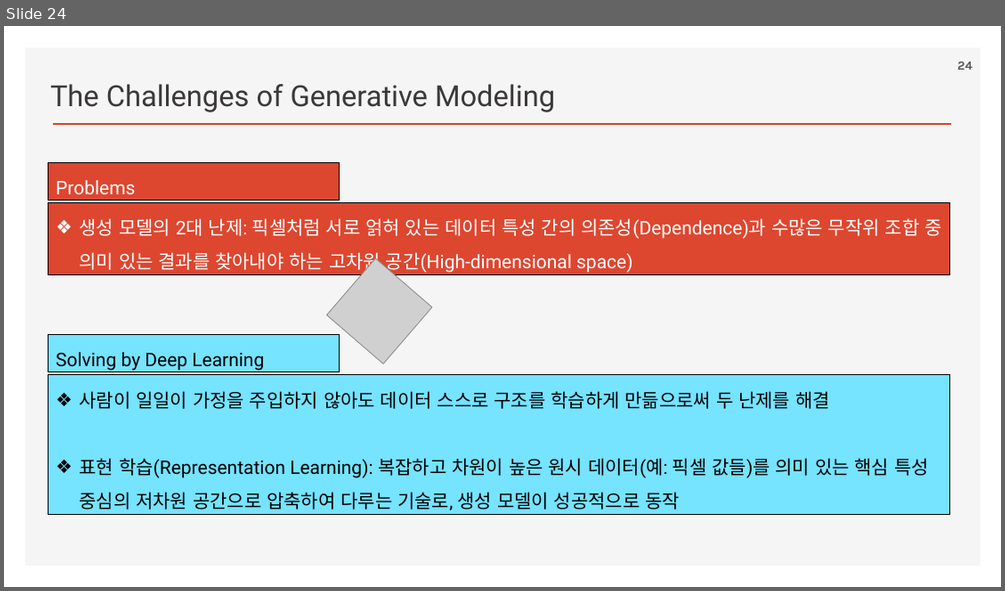
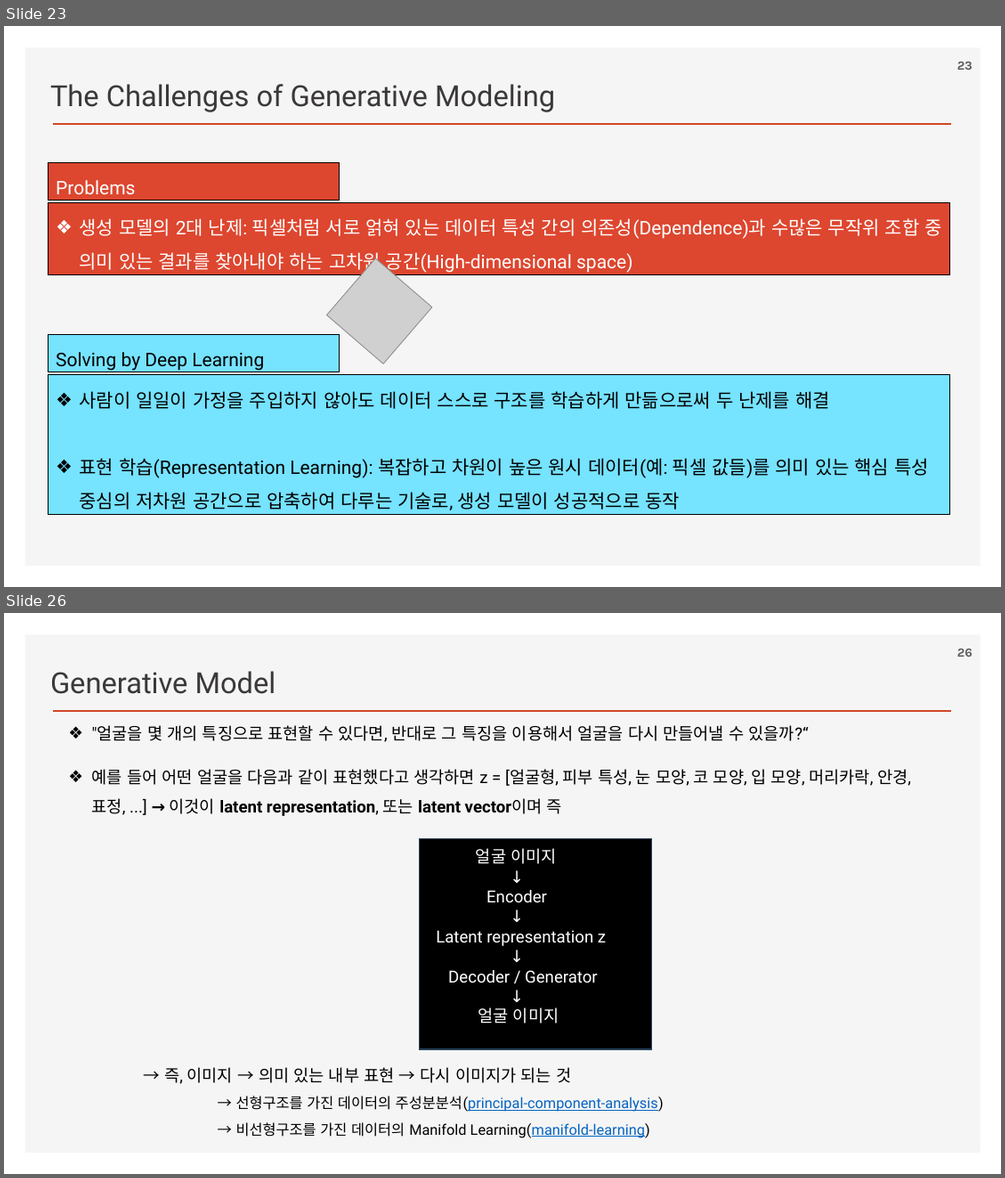
Before and after one commit to ancestor9/2026_Fall_AI-Literacy, a slide deck: Generative Deep Learning.pptx. Shown one above the other, each under a label of ours: slide 24 before the commit, slides 23 and 26 after it; the slides between them are not shown. The pictures are 1005x591 and 1005x1178 pixels, drawn with LibreOffice and Linux fonts; fonts in the diff are those of the drawing; grey boxes stand for pictures; background and template pictures are left out. Boxes give left, top, right and bottom in pixels: in the first picture for what was removed or moved away, otherwise in the second. Text is boxed around its words. In the diff, an @@ line names an element or a change of style, - is before the commit and + after.

```diff
--- a/Generative Deep Learning.pptx
+++ b/Generative Deep Learning.pptx
@@ slide 26 added at [4,613,1001,1174], background #FFFFFF; not listed: 2 template elements that a slide beside it also shows @@
@@ page number added at [957,649,972,657], 12 pt, text #595959, bold @@
+26
@@ text added at [50,671,276,694], 28 pt, text #3B3838 @@
+Generative Model
@@ text added at [92,725,911,1138], 16 pt, text #000000 @@
+❖ "얼굴을 몇 개의 특징으로 표현할 수 있다면, 반대로 그 특징을 이용해서 얼굴을 다시 만들어낼 수 있을까?“
+❖ 예를 들어 어떤 얼굴을 다음과 같이 표현했다고 생각하면 z = [얼굴형, 피부 특성, 눈 모양, 코 모양, 입 모양, 머리카락, 안경, 표정, ...] → 이것이 latent representation, 또는 latent vector이며 즉
+얼굴 이미지
+↓
+Encoder
+↓
+Latent representation z
+↓
+Decoder / Generator
+↓
+얼굴 이미지
+→ 즉, 이미지 → 의미 있는 내부 표현 → 다시 이미지가 되는 것
+      → 선형구조를 가진 데이터의 주성분분석(principal-component-analysis)
+      → 비선형구조를 가진 데이터의 Manifold Learning(manifold-learning)
@@ rectangle added at [419,839,651,1049], fill #000000, outline #28445D 1 pt @@
@@ what was slide 24 is now slide 23 @@
@@ page number at [957,62,972,70]: text changed @@
-24
+23
```
Also in this commit, not shown: 2 slides changed, 3 other slides added, 2 slides removed.
